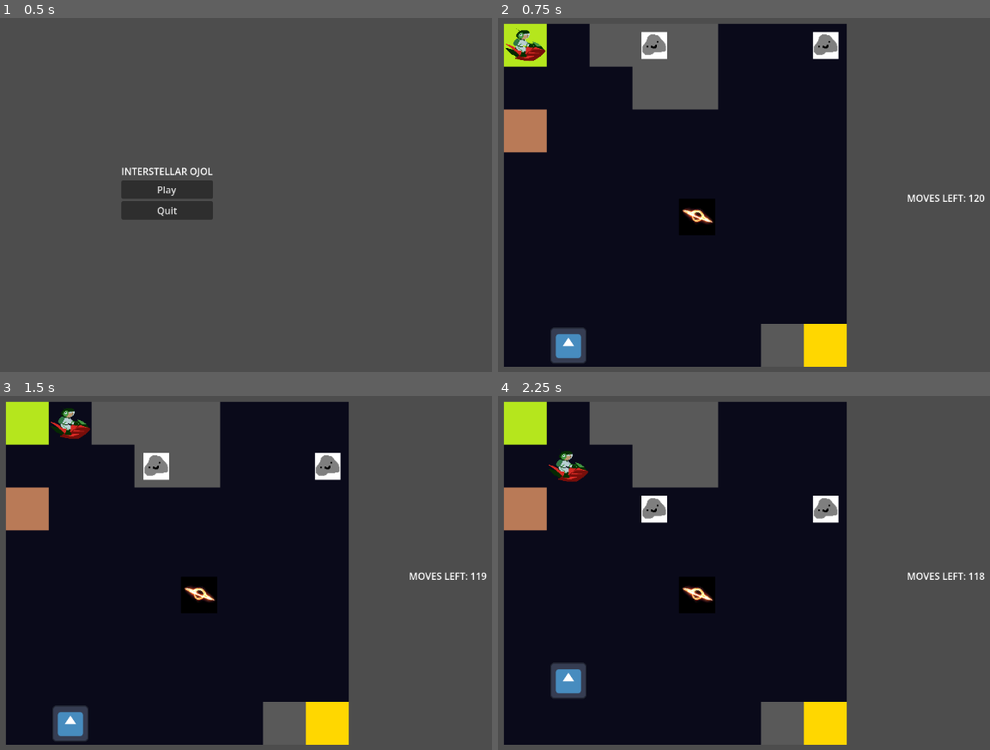
Above: before the commit, frames 1-4 (two rows, left to right).
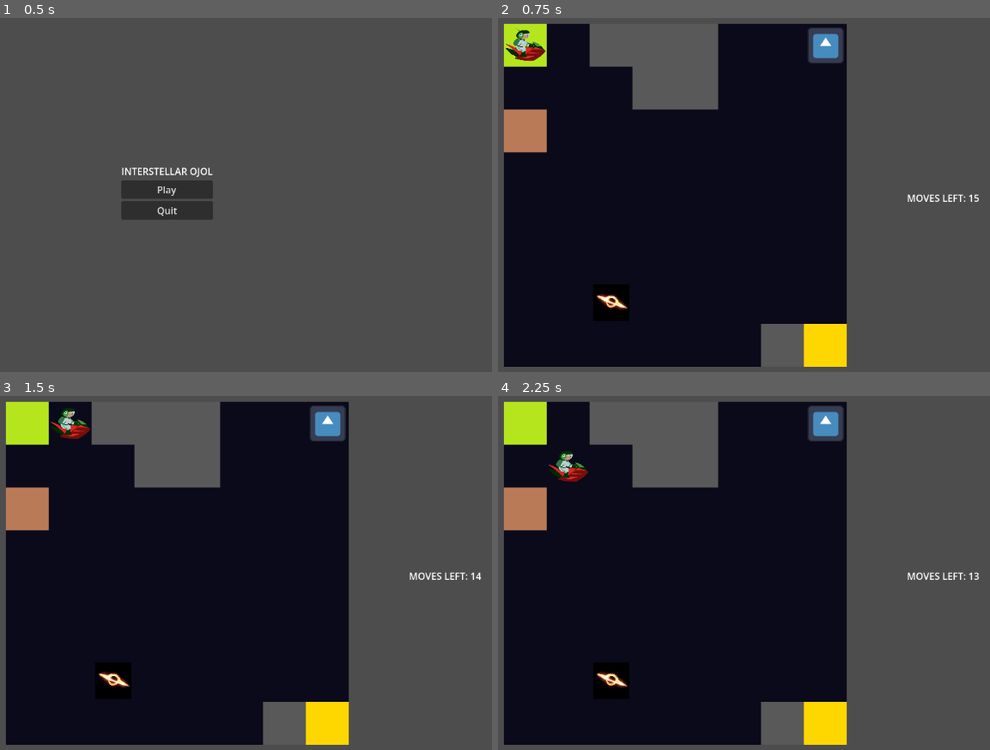
Above: after the commit, the same moments.

Repository: XilefEel/gameseed-2026
Game: Godot game, scene res://scenes/MainMenu.tscn
The game is run twice, just before and just after one commit, with the same random seed, the same clock (stepped at 60 frames per second) and the same inputs. The engine's default icon, where the game draws it, is replaced by a stand-in: a white triangle on a blue panel in a dark square.
Inputs:
- Up to frame 1 (0.5 s): no input
- Up to frame 2 (0.75 s): click "Play" at 0.5 s
- Up to frame 3 (1.5 s): tap Enter at 1.25 s; hold Right (ui_right) from 1.28 s (still down); hold Shift from 1.28 s (still down)
- Up to frame 4 (2.25 s): tap Space at 2 s; release Right (ui_right) at 2.03 s; release Shift at 2.03 s; hold Down (ui_down) from 2.03 s (still down); tap Shift at 2.1 s

Frame 1 is identical in both runs. In frame 2, 3.2% of the frame differs, in the area x 10-99%, y 2-98%; in frame 3, 3.7%; in frame 4, 3.6%.

Commit message:
updated level loading to load pirates and blackholes

Diff:
--- /dev/null
+++ b/scenes/Asteroid.tscn
@@ -0,0 +1,12 @@
+[gd_scene format=3 uid="uid://qmks1gqmjvhj"]
+
+[ext_resource type="Script" uid="uid://cah2dtdv5libh" path="res://scripts/hazards/asteroid.gd" id="1_3suc8"]
+[ext_resource type="Texture2D" uid="uid://b7oqufhjxe2im" path="res://assets/rock.png" id="2_1ve3k"]
+
+[node name="Asteroid" type="Node2D" unique_id=1497965314]
+script = ExtResource("1_3suc8")
+path = Array[Vector2i]([Vector2i(3, 0), Vector2i(3, 1), Vector2i(3, 2), Vector2i(3, 3), Vector2i(3, 4), Vector2i(4, 4), Vector2i(4, 5), Vector2i(4, 6), Vector2i(4, 7)])
+
+[node name="Sprite2D" type="Sprite2D" parent="." unique_id=1178632769]
+scale = Vector2(0.1998698, 0.1998698)
+texture = ExtResource("2_1ve3k")
--- /dev/null
+++ b/scenes/Blackhole.tscn
@@ -0,0 +1,12 @@
+[gd_scene format=3 uid="uid://cvd4mc3kgtki8"]
+
+[ext_resource type="Script" uid="uid://dm8m5g38ga4jw" path="res://scripts/hazards/blackhole.gd" id="1_itpj1"]
+[ext_resource type="Texture2D" uid="uid://dg1esfdmpoen8" path="res://assets/Ton618.png" id="2_l5k6b"]
+
+[node name="Blackhole" type="Node2D" unique_id=1032715542]
+script = ExtResource("1_itpj1")
+
+[node name="Sprite2D" type="Sprite2D" parent="." unique_id=1634588907]
+position = Vector2(0, -1.4901161e-08)
+scale = Vector2(0.05425, 0.05425)
+texture = ExtResource("2_l5k6b")
--- a/scenes/Game.tscn
+++ b/scenes/Game.tscn
@@ -5,14 +5,8 @@
 [ext_resource type="Script" uid="uid://bpjt5smbnexgg" path="res://scripts/menu/grid.gd" id="3_kiw3p"]
 [ext_resource type="Script" uid="uid://b6m0tarejb6be" path="res://scripts/player/player.gd" id="4_400sg"]
 [ext_resource type="Texture2D" uid="uid://wyx8olo8tifw" path="res://assets/ojol.png" id="5_3xj3m"]
-[ext_resource type="Script" uid="uid://cah2dtdv5libh" path="res://scripts/hazards/asteroid.gd" id="6_aug50"]
 [ext_resource type="Script" uid="uid://b4ohq4qldkrjm" path="res://scripts/player/player_hazards.gd" id="6_qy1jj"]
 [ext_resource type="Script" uid="uid://baqb4knnr630g" path="res://scripts/player/player_movement.gd" id="7_3xj3m"]
-[ext_resource type="Texture2D" uid="uid://b7oqufhjxe2im" path="res://assets/rock.png" id="7_kiw3p"]
-[ext_resource type="Script" uid="uid://dm8m5g38ga4jw" path="res://scripts/hazards/blackhole.gd" id="8_g4kob"]
-[ext_resource type="Texture2D" uid="uid://dg1esfdmpoen8" path="res://assets/Ton618.png" id="9_qy1jj"]
-[ext_resource type="Script" uid="uid://7p2p8ameynj0" path="res://scripts/hazards/pirate.gd" id="12_2rd6h"]
-[ext_resource type="Texture2D" uid="uid://ba65xjnhk3g8e" path="res://assets/icon.svg" id="13_7ua8r"]
 
 [sub_resource type="TileSetAtlasSource" id="TileSetAtlasSource_2rd6h"]
 texture = ExtResource("2_aug50")
@@ -54,38 +48,6 @@
 [node name="Movement" type="Node" parent="Grid/Player" unique_id=1398185581]
 script = ExtResource("7_3xj3m")
 
-[node name="Asteroid" type="Node2D" parent="Grid" unique_id=478778595]
-script = ExtResource("6_aug50")
-path = Array[Vector2i]([Vector2i(3, 0), Vector2i(3, 1), Vector2i(3, 2), Vector2i(3, 3), Vector2i(3, 4), Vector2i(4, 4), Vector2i(4, 5), Vector2i(4, 6), Vector2i(4, 7)])
-
-[node name="Sprite2D" type="Sprite2D" parent="Grid/Asteroid" unique_id=1781662766]
-scale = Vector2(0.1998698, 0.1998698)
-texture = ExtResource("7_kiw3p")
-
-[node name="Asteroid2" type="Node2D" parent="Grid" unique_id=477925027]
-script = ExtResource("6_aug50")
-path = Array[Vector2i]([Vector2i(7, 0), Vector2i(7, 1), Vector2i(7, 2), Vector2i(7, 3), Vector2i(6, 3), Vector2i(5, 3), Vector2i(4, 3), Vector2i(3, 3), Vector2i(3, 4), Vector2i(2, 4), Vector2i(2, 5), Vector2i(2, 6), Vector2i(2, 7), Vector2i(1, 7), Vector2i(0, 7)])
-
-[node name="Sprite2D" type="Sprite2D" parent="Grid/Asteroid2" unique_id=649095393]
-scale = Vector2(0.1998698, 0.1998698)
-texture = ExtResource("7_kiw3p")
-
-[node name="Blackhole" type="Node2D" parent="Grid" unique_id=290416851]
-script = ExtResource("8_g4kob")
-
-[node name="Sprite2D" type="Sprite2D" parent="Grid/Blackhole" unique_id=1859737492]
-position = Vector2(0, -1.4901161e-08)
-scale = Vector2(0.05425, 0.05425)
-texture = ExtResource("9_qy1jj")
-
-[node name="Pirate" type="Node2D" parent="Grid" unique_id=594918711]
-script = ExtResource("12_2rd6h")
-
-[node name="Sprite2D" type="Sprite2D" parent="Grid/Pirate" unique_id=1125442327]
-position = Vector2(1.7881393e-07, -1.7881393e-07)
-scale = Vector2(0.106445305, 0.106445305)
-texture = ExtResource("13_7ua8r")
-
 [node name="Camera2D" type="Camera2D" parent="." unique_id=801784990]
 position = Vector2(61, 63)
 zoom = Vector2(4.5, 4.5)
--- /dev/null
+++ b/scenes/Pirate.tscn
@@ -0,0 +1,12 @@
+[gd_scene format=3 uid="uid://cs742ar3k5w4m"]
+
+[ext_resource type="Script" uid="uid://7p2p8ameynj0" path="res://scripts/hazards/pirate.gd" id="1_hktas"]
+[ext_resource type="Texture2D" uid="uid://ba65xjnhk3g8e" path="res://assets/icon.svg" id="2_ran7y"]
+
+[node name="Pirate" type="Node2D" unique_id=1763503299]
+script = ExtResource("1_hktas")
+
+[node name="Sprite2D" type="Sprite2D" parent="." unique_id=610746208]
+position = Vector2(1.7881393e-07, -1.7881393e-07)
+scale = Vector2(0.106445305, 0.106445305)
+texture = ExtResource("2_ran7y")
--- a/scripts/hazards/pirate.gd
+++ b/scripts/hazards/pirate.gd
@@ -2,7 +2,7 @@
 extends Node2D
 
 @onready var grid: TileMapLayer = get_parent()
-@export var cell := Vector2i(1, 7)
+var cell := Vector2i(1, 7)
 
 var is_chasing := false
 var astar := AStarGrid2D.new()
--- a/scripts/level_loader.gd
+++ b/scripts/level_loader.gd
@@ -1,4 +1,7 @@
 class_name LevelLoader
+
+const PIRATE_SCENE = preload("res://scenes/Pirate.tscn")
+const BLACKHOLE_SCENE = preload("res://scenes/Blackhole.tscn")
 
 
 static func load_level(path: String, grid: Grid) -> void:
@@ -11,6 +14,9 @@
 	var json = JSON.new()
 	json.parse(file.get_as_text())
 	var data = json.get_data()
+
+	var player = grid.get_node("Player")
+	player.moves_left = data["moves"]
 
 	grid.size = data["grid_size"]
 	grid.start_cell = Vector2i(data["start_cell"][0], data["start_cell"][1])
@@ -26,3 +32,13 @@
 	for h in data["houses"]:
 		var cell = Vector2i(h[0], h[1])
 		grid.set_cell(cell, 0, grid.HOUSE)
+
+	for p in data["pirates"]:
+		var pirate = PIRATE_SCENE.instantiate()
+		pirate.cell = Vector2i(p[0], p[1])
+		grid.add_child(pirate)
+
+	for b in data["blackholes"]:
+		var blackhole = BLACKHOLE_SCENE.instantiate()
+		blackhole.cell = Vector2i(b[0], b[1])
+		grid.add_child(blackhole)
